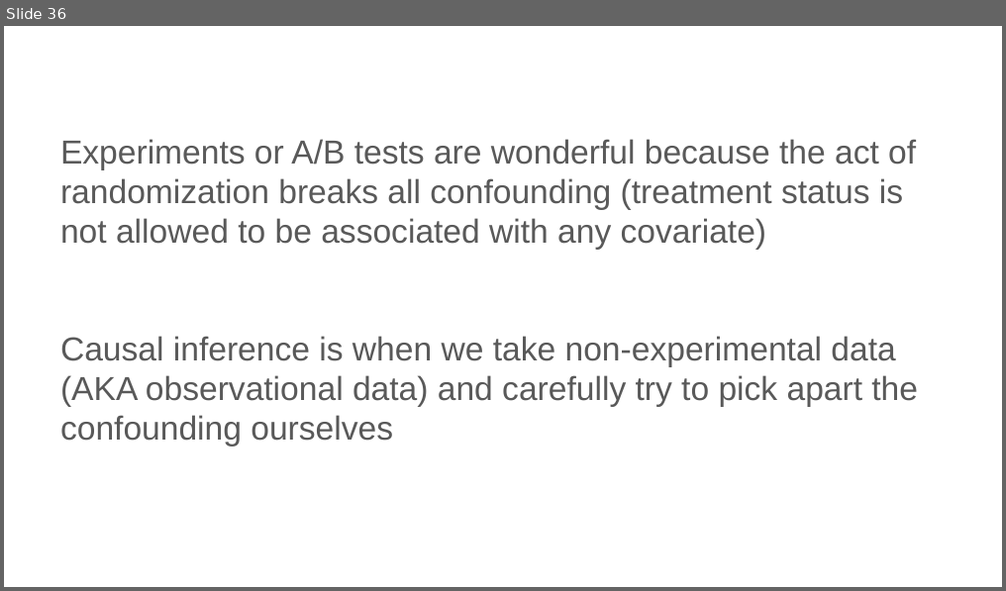
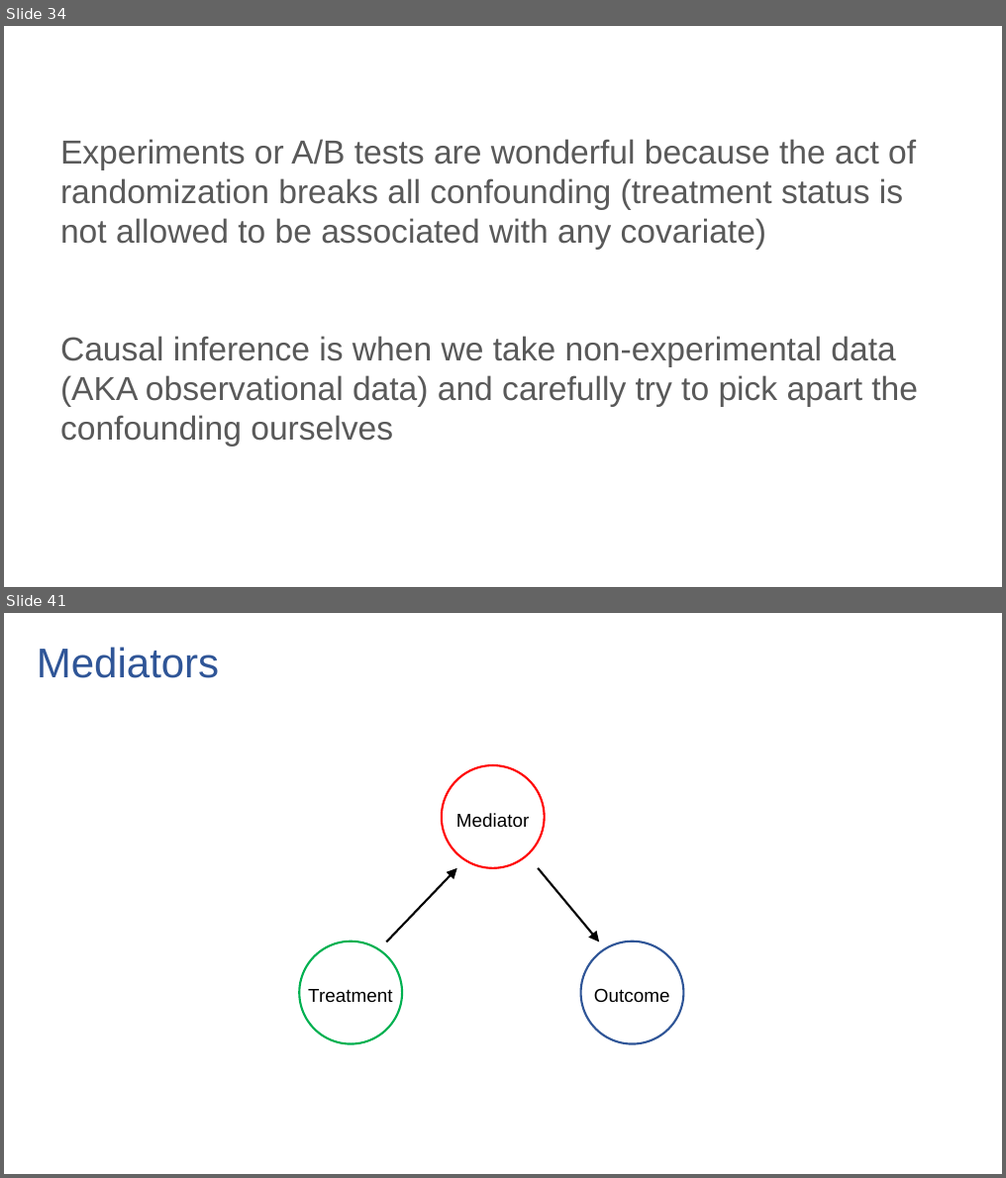
Before and after one commit to ronikobrosly/scipy_2022_causal_inference_tutorial, a slide deck: slides/tutorial_slides.pptx. Shown one above the other, each under a label of ours: slide 36 before the commit, slides 34 and 41 after it; the slides between them are not shown. The pictures are 1006x591 and 1006x1178 pixels, drawn with LibreOffice and Linux fonts; fonts in the diff are those of the drawing. Boxes give left, top, right and bottom in pixels: in the first picture for what was removed or moved away, otherwise in the second. Text is boxed around its words. In the diff, an @@ line names an element or a change of style, - is before the commit and + after.

```diff
--- a/slides/tutorial_slides.pptx
+++ b/slides/tutorial_slides.pptx
@@ slide 41 added at (4, 613, 1002, 1174), background #FFFFFF @@
@@ title added at (37, 647, 219, 678), 40 pt, text #2F5597 @@
+Mediators
@@ ellipse added at (442, 765, 544, 868), outline #FF0000 2 pt @@
@@ text added at (456, 813, 529, 828), 18 pt, text #000000 @@
+Mediator
@@ arrow added from (386, 943) to (456, 868), #000000 2 pt @@
@@ arrow added from (538, 868) to (599, 943), #000000 2 pt @@
@@ ellipse added at (300, 942, 402, 1045), outline #00B050 2 pt @@
@@ ellipse added at (581, 942, 684, 1045), outline #2F5597 2 pt @@
@@ text added at (308, 989, 392, 1003), 18 pt, text #000000 @@
+Treatment
@@ text added at (594, 989, 670, 1003), 18 pt, text #000000 @@
+Outcome
@@ what was slide 36 is now slide 34 @@
```
Also in this commit, not shown: 9 slides changed, 15 other slides added, 3 slides removed, 1 other file.
